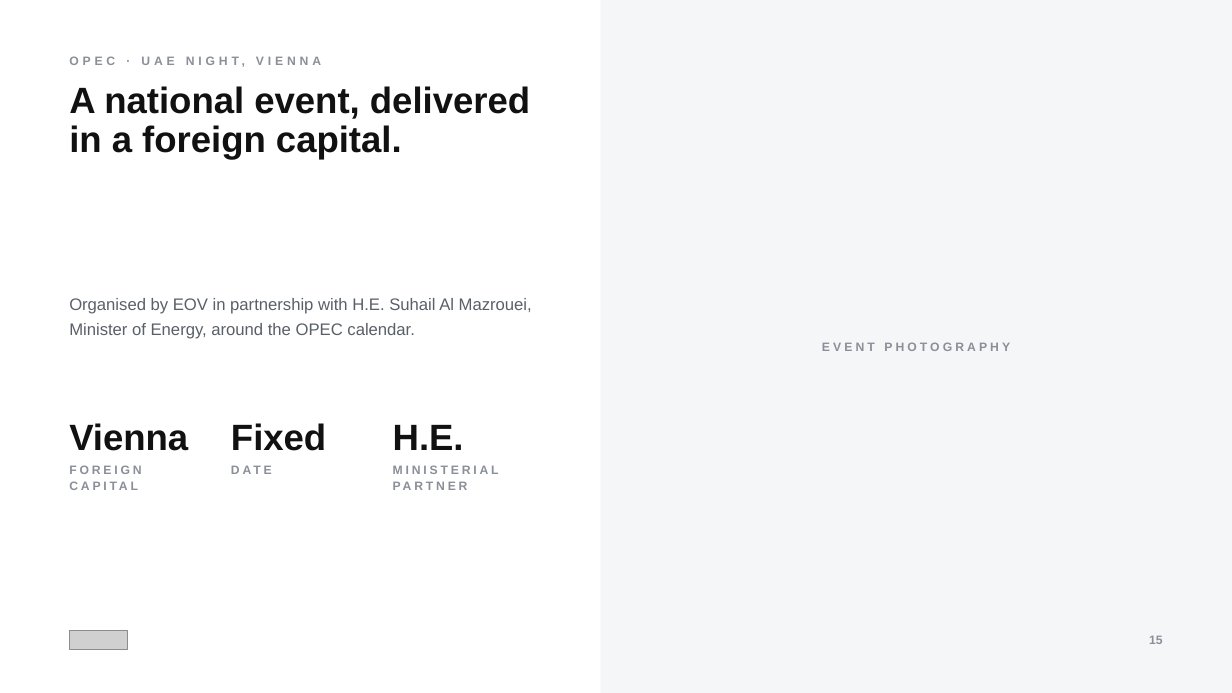
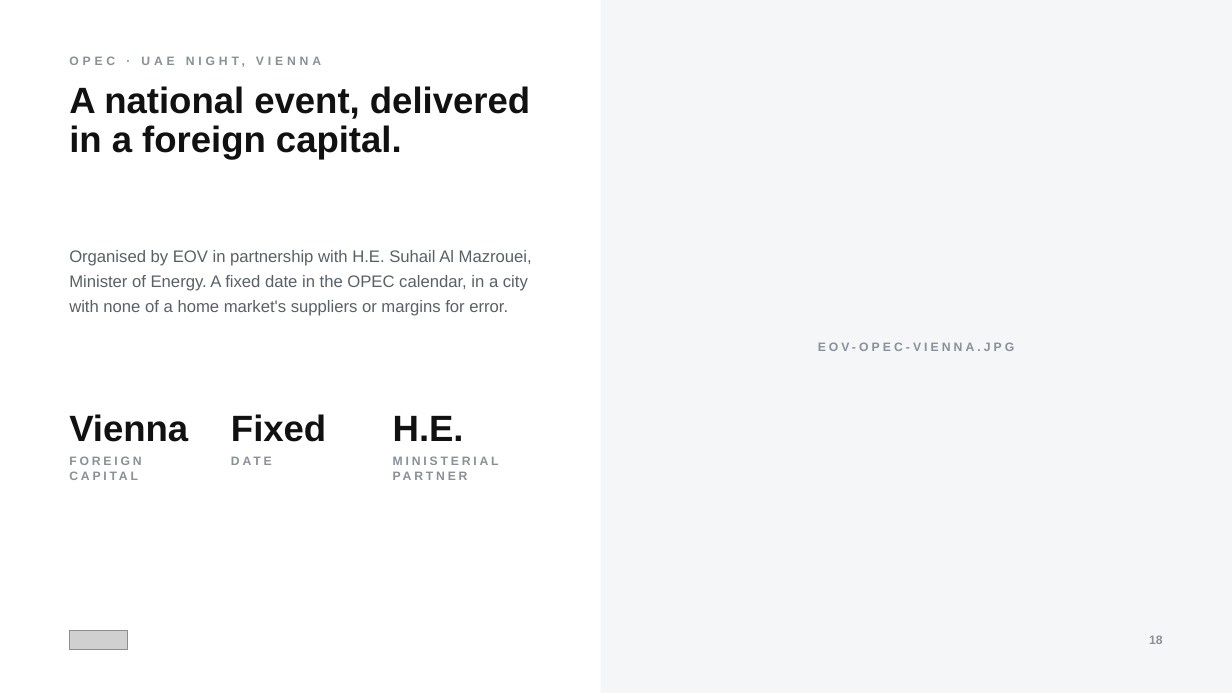
Before and after one commit to tanvichitnis1/NEW-, a slide deck: slide 18 of deck-pptx/EOV-Credentials-2026.pptx (slide 15 before the commit). Drawn at 1232x693 pixels with LibreOffice and Linux fonts; fonts in the diff are those of the drawing; grey boxes stand for pictures. Boxes give left, top, right and bottom in pixels: in the first picture for what was removed or moved away, otherwise in the second. Text is boxed around its words. In the diff, an @@ line names an element or a change of style, - is before the commit and + after.

```diff
--- a/deck-pptx/EOV-Credentials-2026.pptx
+++ b/deck-pptx/EOV-Credentials-2026.pptx
@@ text at (x1=69, y1=250, x2=532, y2=316): text changed @@
-Organised by EOV in partnership with H.E. Suhail Al Mazrouei, Minister of Energy, around the OPEC calendar.
+Organised by EOV in partnership with H.E. Suhail Al Mazrouei, Minister of Energy. A fixed date in the OPEC calendar, in a city with none of a home market's suppliers or margins for error.
@@ text at (x1=818, y1=342, x2=1014, y2=351): text changed @@
-EVENT PHOTOGRAPHY
+EOV-OPEC-VIENNA.JPG
@@ 6 texts moved together from (x1=69, y1=423, x2=499, y2=501) to (x1=69, y1=414, x2=499, y2=492) @@
```
Also in this commit, not shown: 18 other slides changed, 4 slides added, 7 other files.
